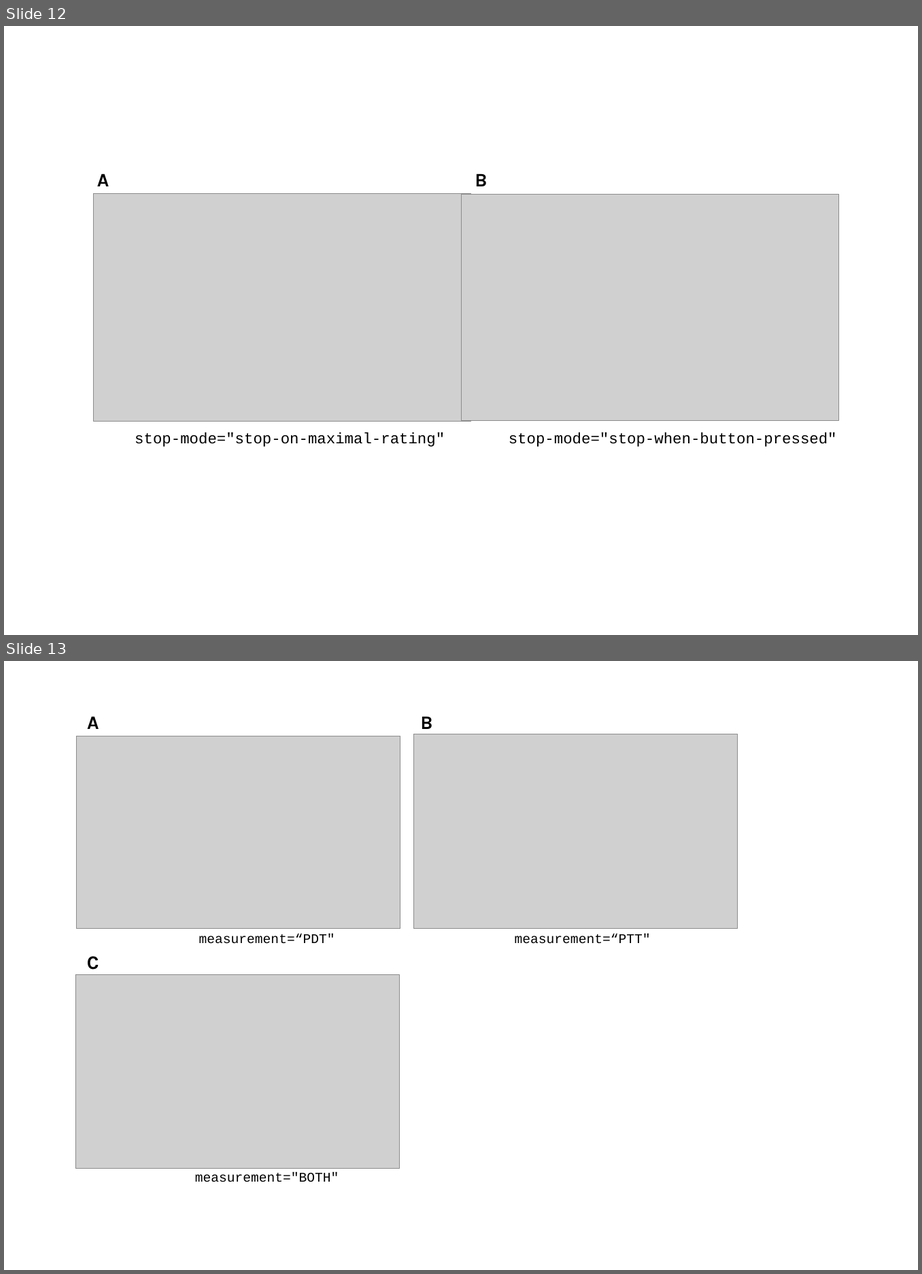
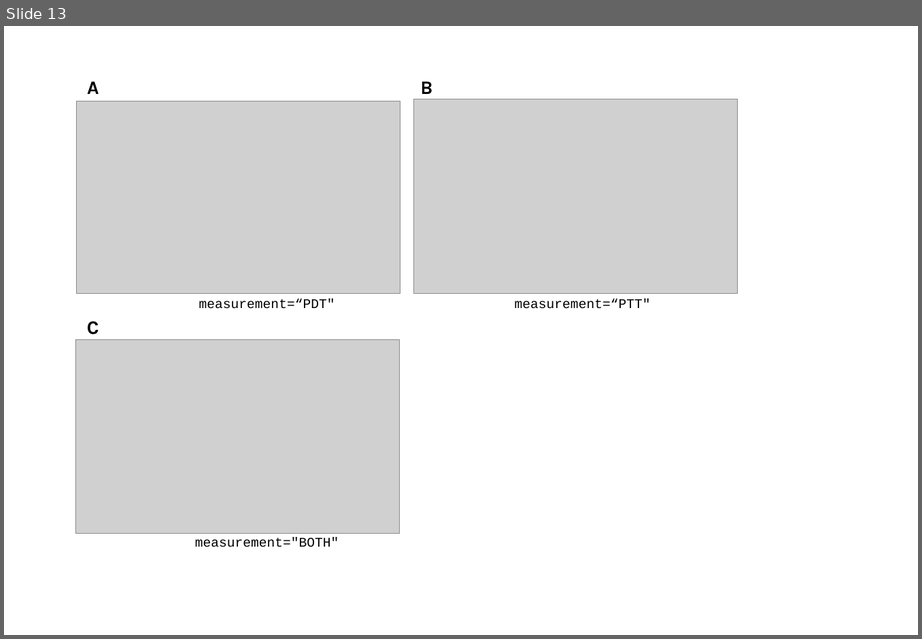
Before and after one commit to LabBench-Society/LabBench.Documentation, a slide deck: assets/images/Experitments_Procedures_Algometry.pptx. Shown one above the other, each under a label of ours: slides 12 and 13 before the commit, slide 13 after it. The pictures are 922x1274 and 922x639 pixels, drawn with LibreOffice and Linux fonts; fonts in the diff are those of the drawing; grey boxes stand for pictures. Boxes give left, top, right and bottom in pixels: in the first picture for what was removed or moved away, otherwise in the second. Text is boxed around its words. In the diff, an @@ line names an element or a change of style, - is before the commit and + after.

```diff
--- a/assets/images/Experitments_Procedures_Algometry.pptx
+++ b/assets/images/Experitments_Procedures_Algometry.pptx
@@ slide 12 removed at (4, 26, 918, 635), background #FFFFFF @@
@@ text removed at (97, 174, 109, 186) @@
-A
@@ text removed at (475, 174, 487, 186) @@
-B
@@ picture removed at (93, 193, 471, 422) @@
@@ picture removed at (461, 194, 839, 420) @@
@@ text removed at (135, 432, 445, 447) @@
-stop-mode="stop-on-maximal-rating"
@@ text removed at (509, 432, 837, 447) @@
-stop-mode="stop-when-button-pressed"
```
Also in this commit, not shown: 1 slide changed, 1 other slide removed, 19 other files.
